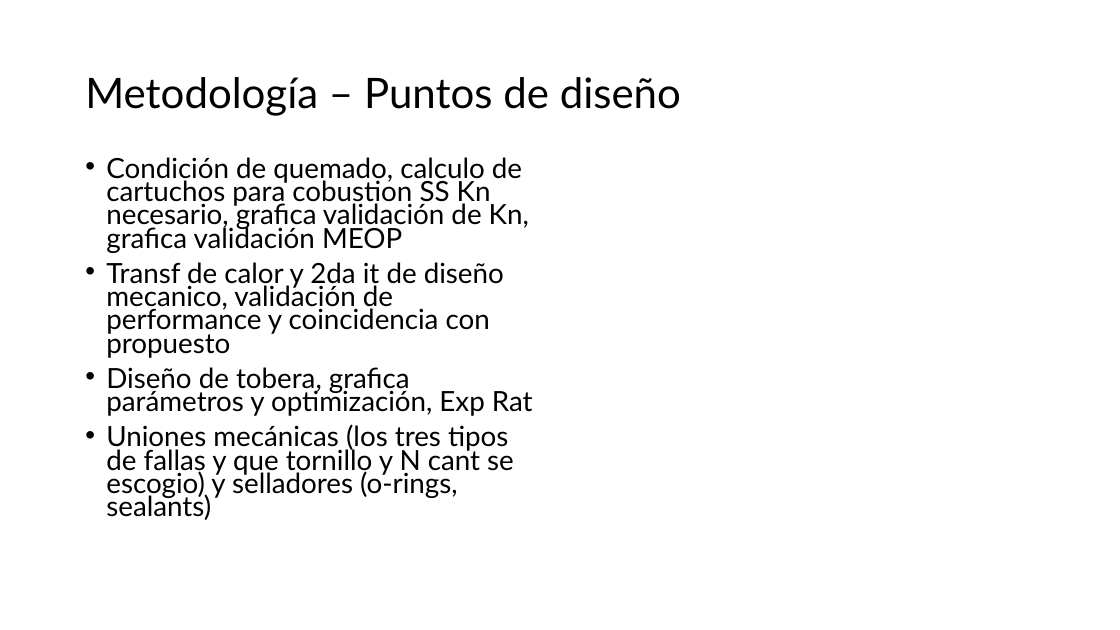
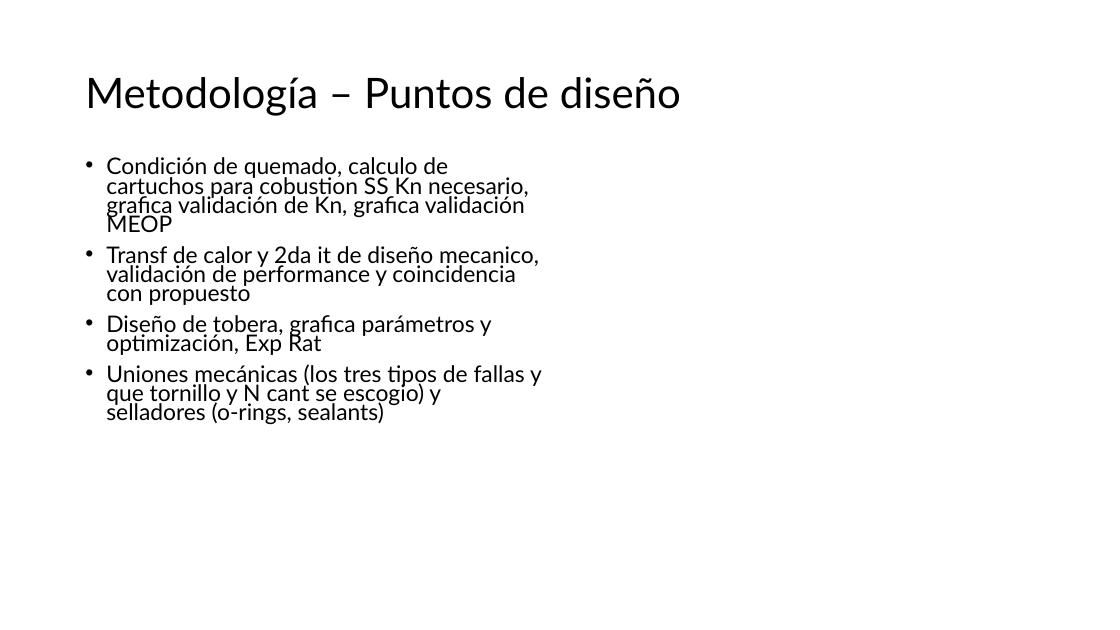
Before and after one commit to Archimedean2345/The-thermal-repository, a slide deck: slide 43 of PIAE2-Presentacion Tecnica.pptx. Drawn at 1120x630 pixels with LibreOffice and Linux fonts; fonts in the diff are those of the drawing. Boxes give left, top, right and bottom in pixels: in the first picture for what was removed or moved away, otherwise in the second. Text is boxed around its words. In the diff, an @@ line names an element or a change of style, - is before the commit and + after.

```diff
--- a/PIAE2-Presentacion Tecnica.pptx
+++ b/PIAE2-Presentacion Tecnica.pptx
@@ text "Condición de quemado, calculo de ..." at [106,157,542,424]: size 23.8 to 19.6 pt @@
```
Also in this commit, not shown: 5 other slides changed.
